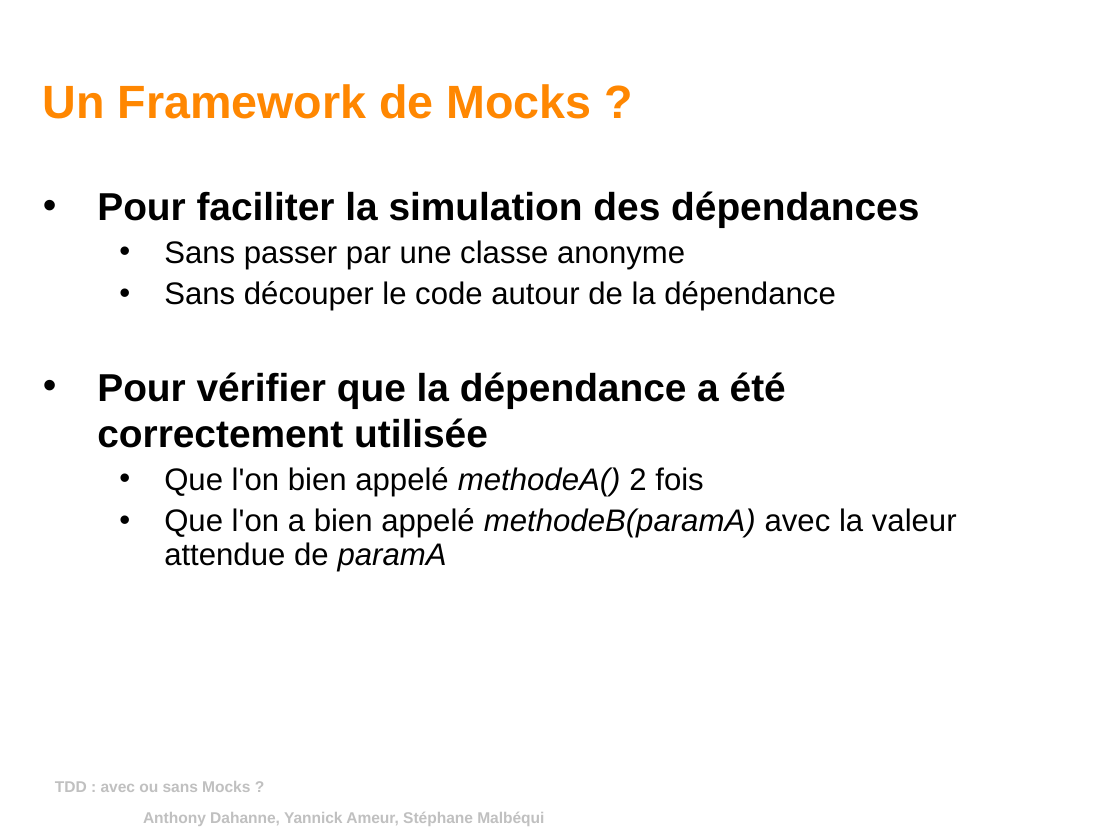
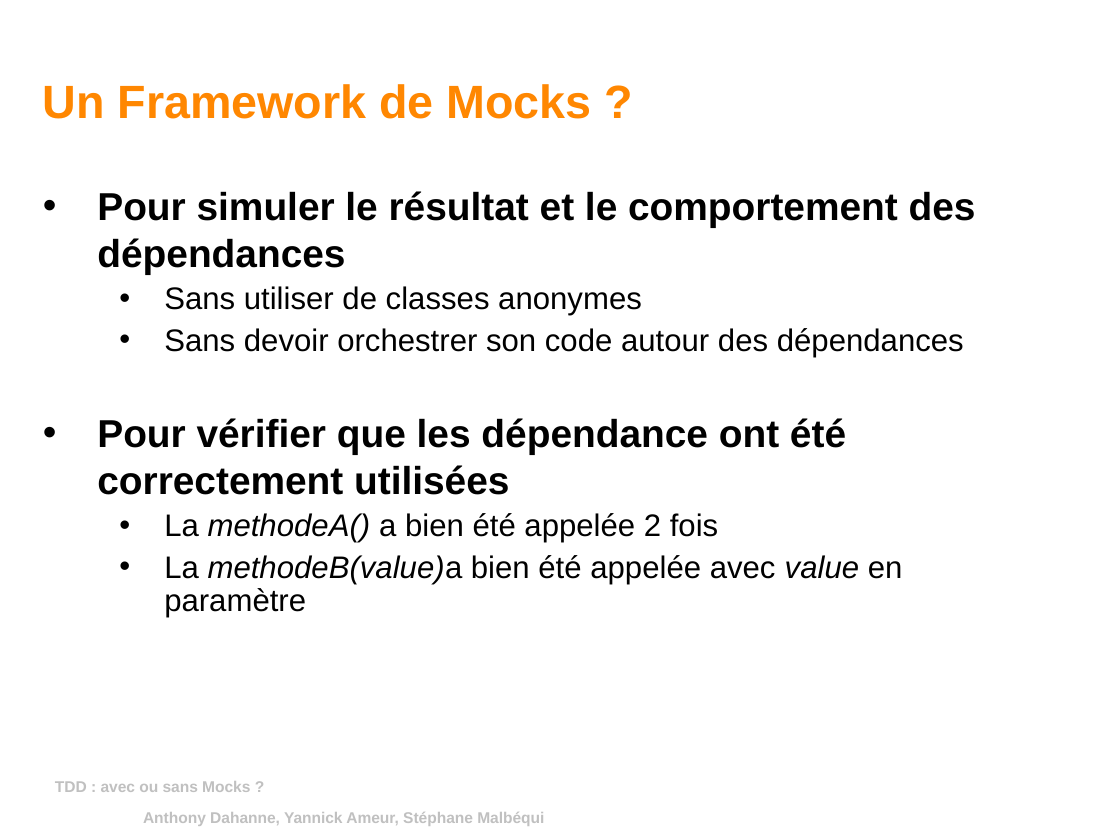
Before and after one commit to yannickameur/tddavecousansmock, a slide deck: slide 8 of tddavecousansmock/tdd_avec_ou_sans_mock.odp (slide 9 before the commit). Drawn at 1120x840 pixels with LibreOffice and Linux fonts; fonts in the diff are those of the drawing; background and template pictures are left out. Boxes give left, top, right and bottom in pixels: in the first picture for what was removed or moved away, otherwise in the second. Text is boxed around its words. In the diff, an @@ line names an element or a change of style, - is before the commit and + after.

```diff
--- a/tddavecousansmock/tdd_avec_ou_sans_mock.odp
+++ b/tddavecousansmock/tdd_avec_ou_sans_mock.odp
@@ text at (97, 191, 976, 618): text changed @@
-• Pour faciliter la simulation des dépendances
-  • Sans passer par une classe anonyme
-  • Sans découper le code autour de la dépendance
-• Pour vérifier que la dépendance a été correctement utilisée
-  • Que l'on bien appelé methodeA() 2 fois
-  • Que l'on a bien appelé methodeB(paramA) avec la valeur attendue de paramA
+• Pour simuler le résultat et le comportement des dépendances
+  • Sans utiliser de classes anonymes
+  • Sans devoir orchestrer son code autour des dépendances
+• Pour vérifier que les dépendance ont été correctement utilisées
+  • La methodeA() a bien été appelée 2 fois
+  • La methodeB(value)a bien été appelée avec value en paramètre
```
Also in this commit, not shown: 8 other slides changed, 1 slide removed.
